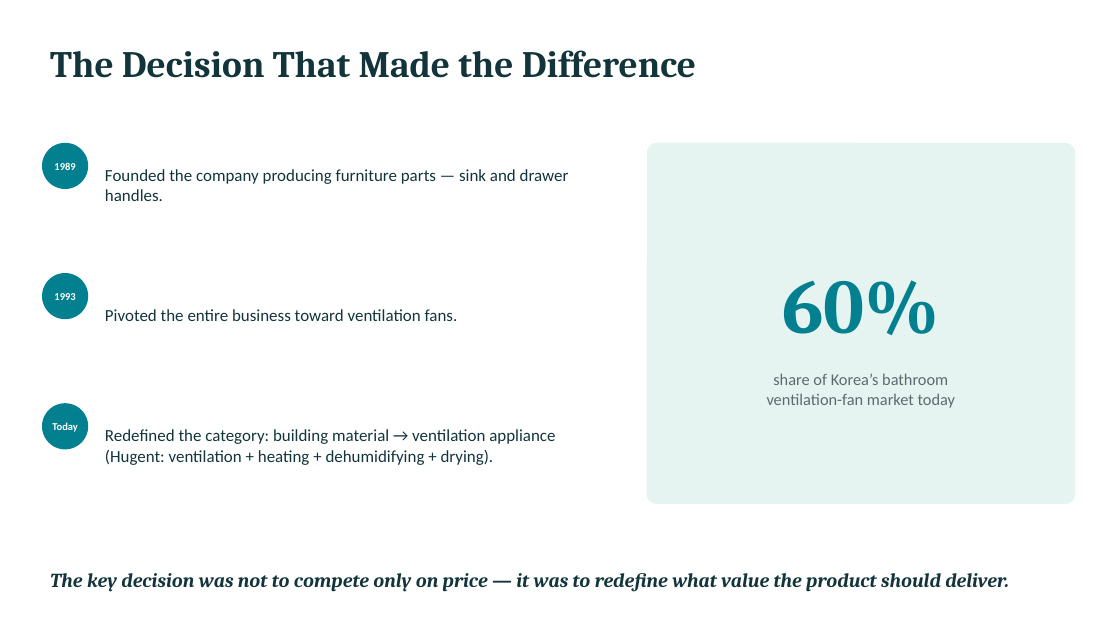
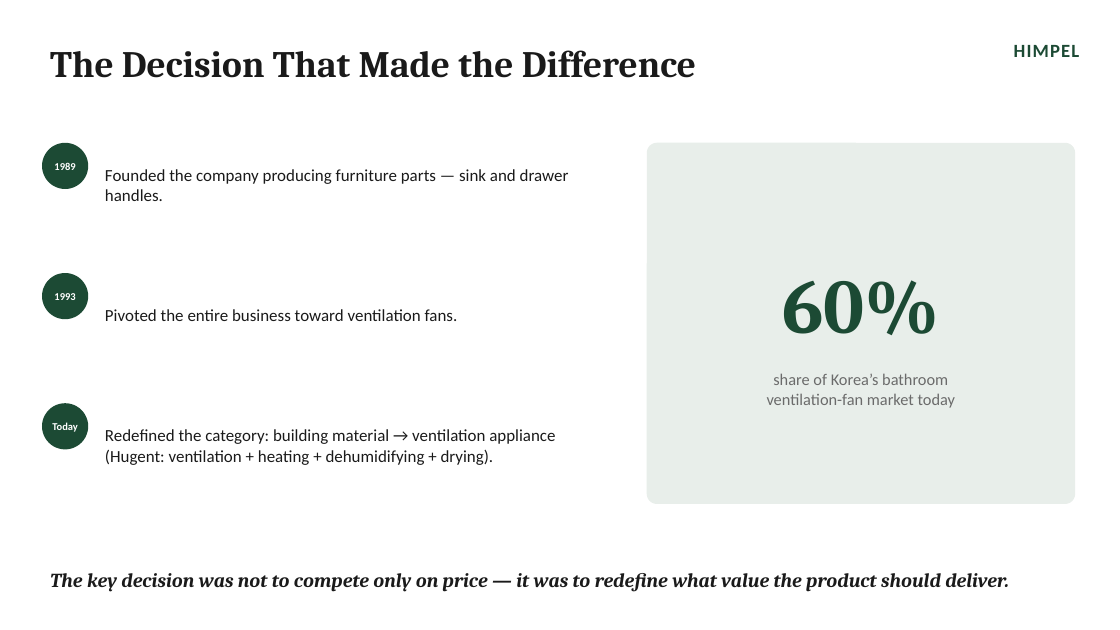
Before and after one commit to popo6737-ux/HRP_The-Start-up-Way-Problems-Worth-Solving, a slide deck: slide 2 of assignments/entrepreneur-presentation-himpel/HIMPEL_entrepreneur_presentation.pptx. Drawn at 1120x630 pixels with LibreOffice and Linux fonts; fonts in the diff are those of the drawing. Boxes give left, top, right and bottom in pixels: in the first picture for what was removed or moved away, otherwise in the second. Text is boxed around its words. In the diff, an @@ line names an element or a change of style, - is before the commit and + after.

```diff
--- a/assignments/entrepreneur-presentation-himpel/HIMPEL_entrepreneur_presentation.pptx
+++ b/assignments/entrepreneur-presentation-himpel/HIMPEL_entrepreneur_presentation.pptx
@@ text colour #13343B to #1A1A1A in 5 elements at bbox=[105, 169, 569, 201], bbox=[105, 309, 458, 321], bbox=[105, 429, 555, 465], bbox=[50, 573, 1009, 592], bbox=[50, 50, 696, 78] @@
@@ text added at bbox=[1014, 45, 1079, 57], 16 pt, text #1C4A34, bold @@
+HIMPEL
@@ rounded rectangle at bbox=[647, 143, 1075, 504]: fill #E6F4F1 to #E8EEEA @@
@@ text "60%" at bbox=[782, 280, 940, 335]: text colour #028090 to #1C4A34 @@
@@ text "share of Korea’s bathroom" at bbox=[767, 373, 955, 408]: text colour #5B6B6E to #6B6B6B @@
@@ fill #028090 to #1C4A34 in 3 elements at bbox=[42, 143, 88, 189], bbox=[42, 273, 88, 319], bbox=[42, 403, 88, 450] @@
```
Also in this commit, not shown: 2 other slides changed.
